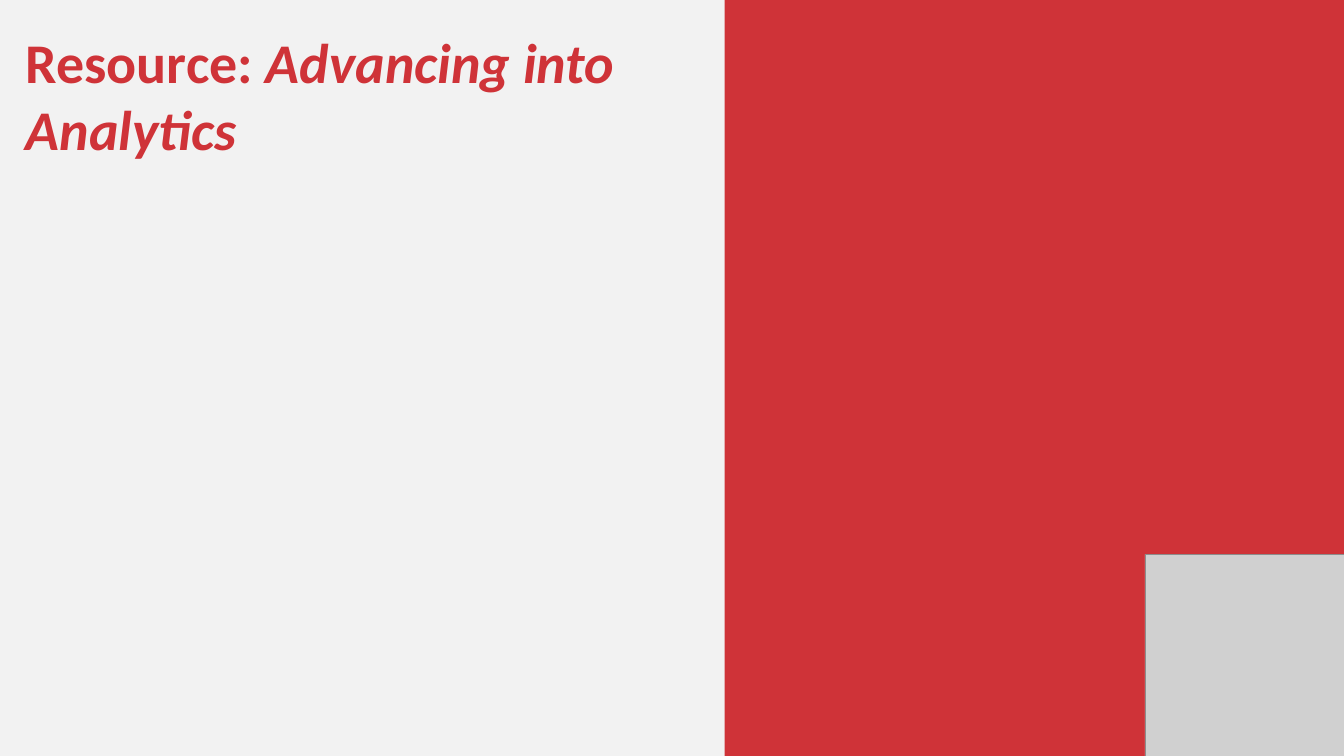
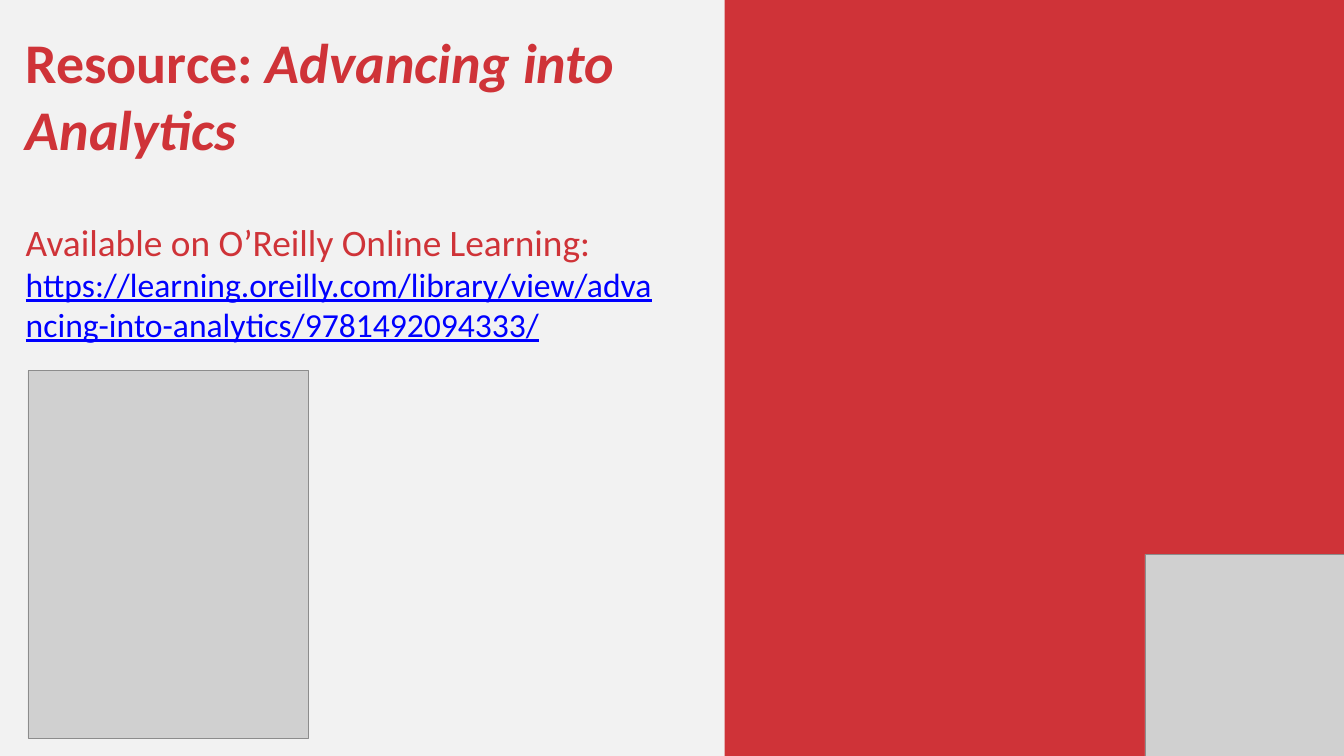
Before and after one commit to stringfestdata/python-powered-excel, a slide deck: slide 21 of python-powered-excel.pptx. Drawn at 1344x756 pixels with LibreOffice and Linux fonts; fonts in the diff are those of the drawing; grey boxes stand for pictures. Boxes give left, top, right and bottom in pixels: in the first picture for what was removed or moved away, otherwise in the second. Text is boxed around its words. In the diff, an @@ line names an element or a change of style, - is before the commit and + after.

```diff
--- a/python-powered-excel.pptx
+++ b/python-powered-excel.pptx
@@ text at (x1=26, y1=230, x2=652, y2=343): paragraph added @@
+Available on O’Reilly Online Learning: https://learning.oreilly.com/library/view/advancing-into-analytics/9781492094333/
@@ picture added at (x1=28, y1=371, x2=308, y2=739) @@
```
Also in this commit, not shown: 5 other slides changed, 4 other files.
